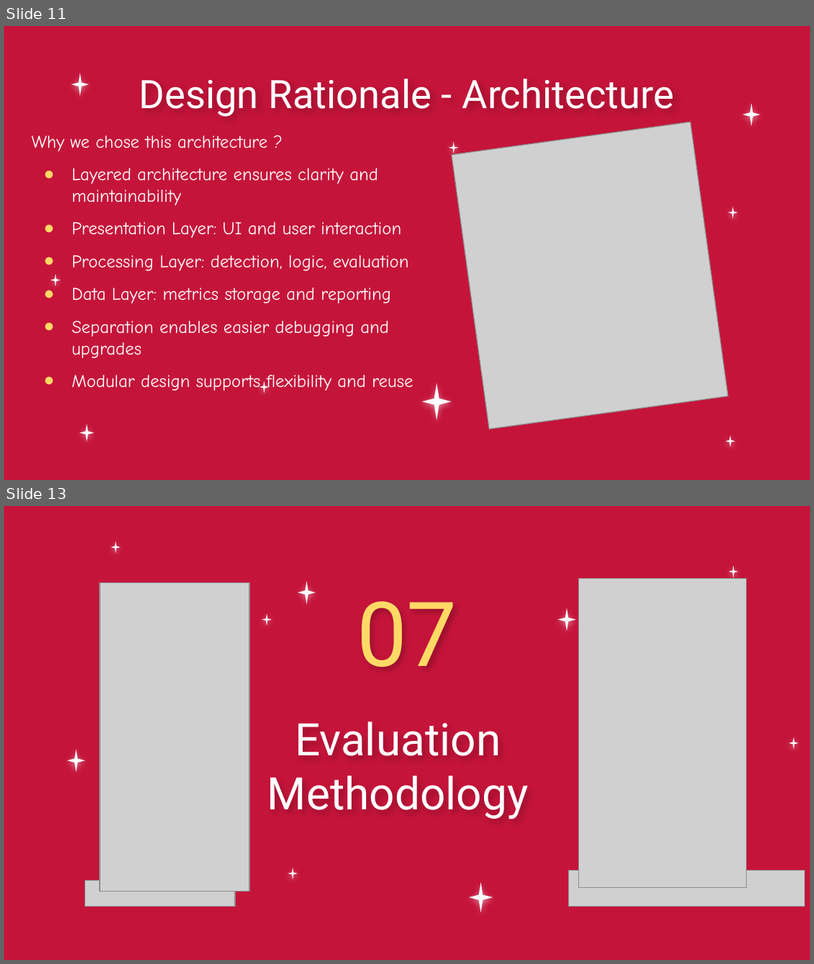
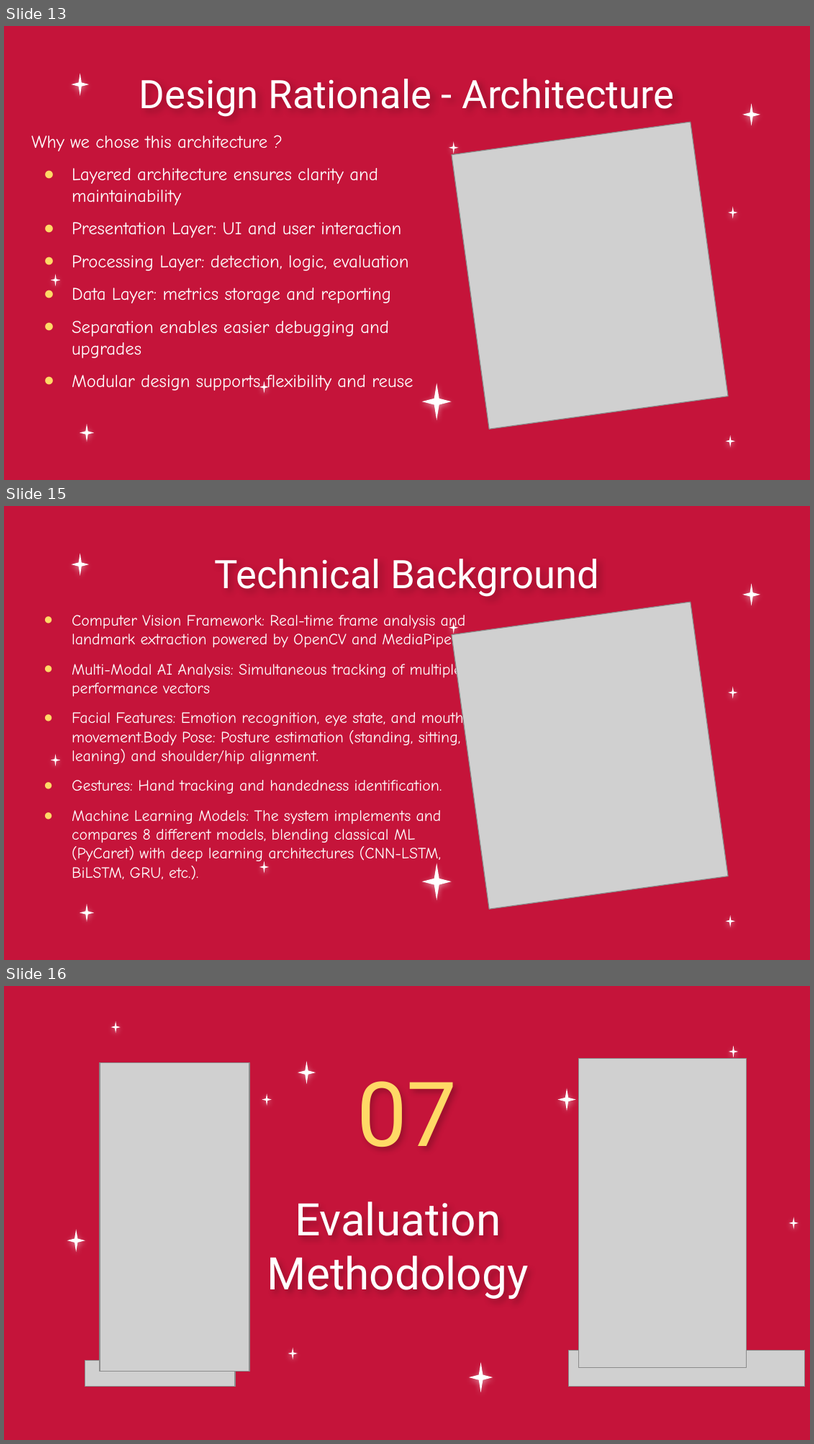
Before and after one commit to MiraPhilip12/Graduation_Project_ESLSCA, a slide deck: Milestone 4/Graduation_Project_Milestone4.pptx. Shown one above the other, each under a label of ours: slides 11 and 13 before the commit, slides 13, 15 and 16 after it; the slides between them are not shown. The pictures are 814x964 and 814x1444 pixels, drawn with LibreOffice and Linux fonts; fonts in the diff are those of the drawing; grey boxes stand for pictures; background and template pictures are left out. Boxes give left, top, right and bottom in pixels: in the first picture for what was removed or moved away, otherwise in the second. Text is boxed around its words. In the diff, an @@ line names an element or a change of style, - is before the commit and + after.

```diff
--- a/Milestone 4/Graduation_Project_Milestone4.pptx
+++ b/Milestone 4/Graduation_Project_Milestone4.pptx
@@ slide 15 added at (x1=4, y1=506, x2=810, y2=960), background picture (left out); not listed: 9 template elements that a slide beside it also shows @@
@@ title added at (x1=214, y1=559, x2=599, y2=597), 35 pt, text #FFFFFF @@
+Technical Background
@@ picture added at (x1=452, y1=602, x2=728, y2=909) @@
@@ text added at (x1=72, y1=615, x2=466, y2=880), 14 pt, text #FFFFFF @@
+● Computer Vision Framework: Real-time frame analysis and landmark extraction powered by OpenCV and MediaPipe.
+● Multi-Modal AI Analysis: Simultaneous tracking of multiple performance vectors
+● Facial Features: Emotion recognition, eye state, and mouth movement.Body Pose: Posture estimation (standing, sitting, leaning) and shoulder/hip alignment.
+● Gestures: Hand tracking and handedness identification.
+● Machine Learning Models: The system implements and compares 8 different models, blending classical ML (PyCaret) with deep learning architectures (CNN-LSTM, BiLSTM, GRU, etc.).
@@ what was slide 11 is now slide 13 @@
@@ what was slide 13 is now slide 16 @@
```
Also in this commit, not shown: 3 slides changed, 4 other slides added, 5 slides removed, 1 other file.
